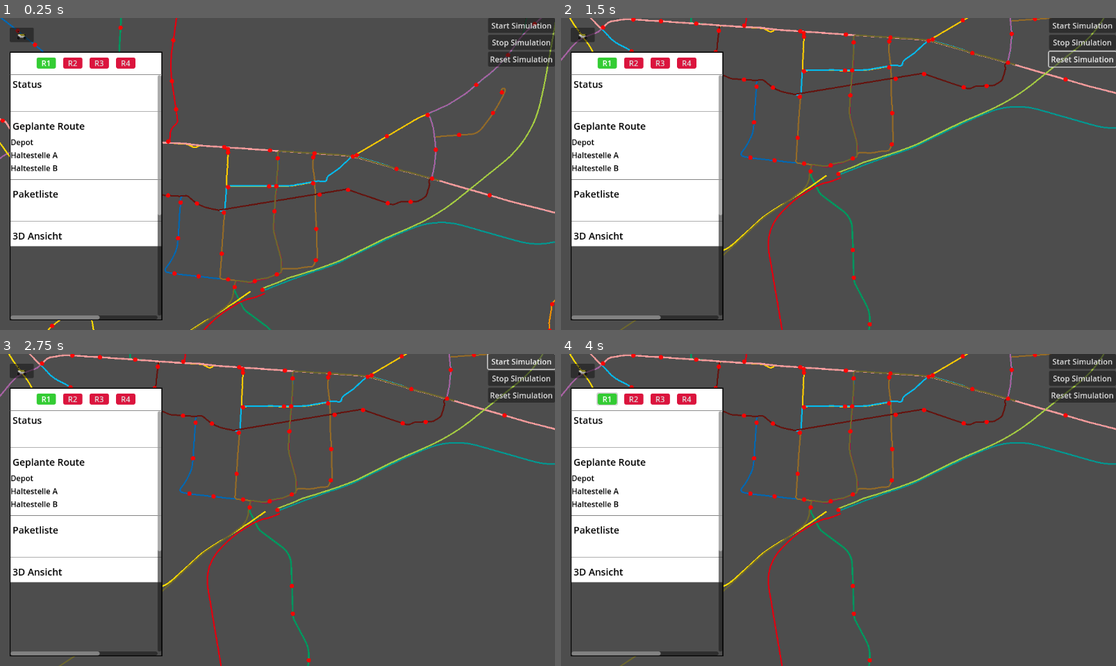
Above: before the commit, frames 1-4 (two rows, left to right).
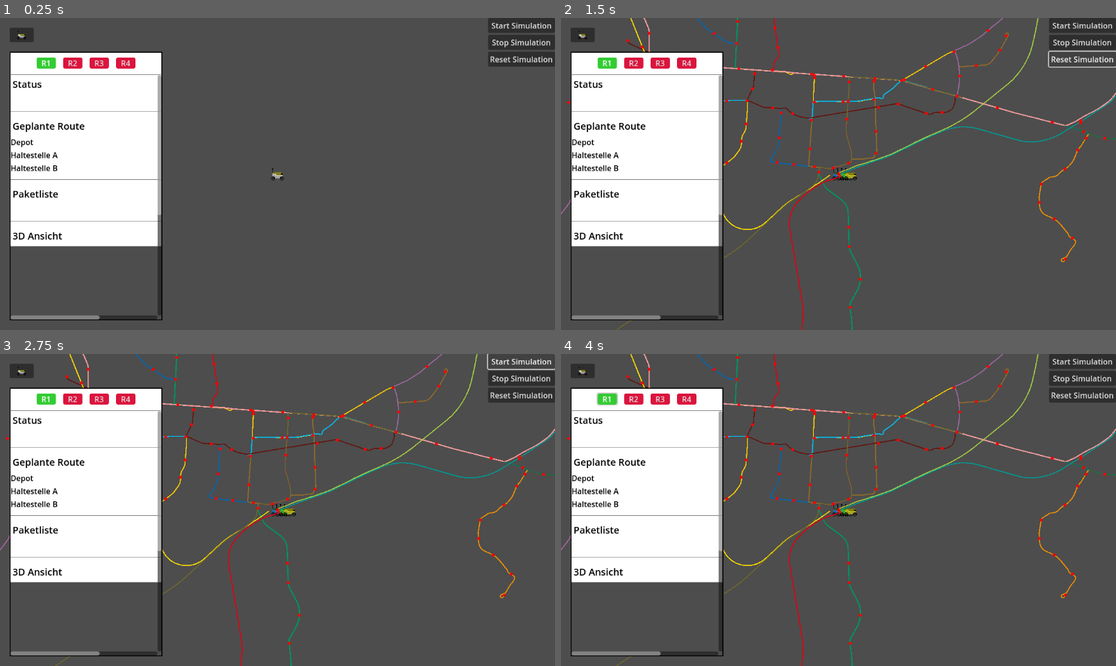
Above: after the commit, the same moments.

Repository: HaiZung/SE-Projekt
Game: Godot game, scene res://UI/UI.tscn
The game is run twice, just before and just after one commit, with the same random seed, the same clock (stepped at 60 frames per second) and the same inputs.
Inputs:
- Up to frame 1 (0.25 s): no input
- Up to frame 2 (1.5 s): click "Stop Simulation" at 0.5 s; click "Reset Simulation" at 1.25 s
- Up to frame 3 (2.75 s): click "Start Simulation" at 2 s
- Up to frame 4 (4 s): click "Start Simulation" at 2.75 s; click "R1" at 3.5 s

The runs differ from the first frame. In frame 1, 3.4% of the frame differs, in the area x 0-100%, y 0-100%; in frame 2, 5.7%; in frame 3, 5.7%; in frame 4, 5.7%.

Commit message:
Enhance robot simulation: update camera focus logic and initialize robots at HBF

Diff:
--- a/UI/ui.gd
+++ b/UI/ui.gd
@@ -98,9 +98,10 @@
 	#else:
 	#	sec_packages.set_lines(r["packages"])
 
-	# Wenn R1 gewählt wird (id == 0), Kamera zum Roboter
-	if id == 0 and map_root and map_root.has_method("focus_on_train"):
-		map_root.call("focus_on_train", true)
+	# Kamera zum gewählten Roboter bewegen
+	var day_sim := map_root.get_node_or_null("DaySimulation")
+	if day_sim and day_sim.has_method("focus_camera_on_robot"):
+		day_sim.focus_camera_on_robot(id + 1)
 
 
 
--- a/karte/DaySimulation.gd
+++ b/karte/DaySimulation.gd
@@ -30,7 +30,7 @@
 @export var r3_start_id: String = "de:08212:90"		 # Karlsruhe Hbf
 @export var r3_target_id: String = "de:08212:80"     # Kronenplatz
 
-# Robot4: “Techniker” – startet standardmäßig nicht, sondern fährt bei Defekt los
+# Robot4: lädt nur, keine Route
 @export var r4_enabled: bool = false
 @export var r4_offset_progress: float = 50.0
 
@@ -73,6 +73,69 @@
 var paused := false
 var initialized := false
 
+func _ready() -> void:
+	# Warte bis alles geladen ist
+	await get_tree().process_frame
+	await get_tree().process_frame
+
+	# Backend laden für Haltestellen-Positionen
+	if not _load_backend():
+		return
+
+	var hbf_world := stop_world_by_id.get("de:08212:90", Vector2.ZERO) as Vector2
+
+	# Kamera auf HBF
+	var cam := map_root.get_node_or_null("Camera2D") as Camera2D
+	if cam and hbf_world != Vector2.ZERO:
+		cam.make_current()
+		cam.global_position = hbf_world
+		cam.zoom = Vector2(0.7, 0.7)
+
+	# Alle 4 Roboter am HBF initialisieren
+	if hbf_world != Vector2.ZERO and map_root != null:
+		# Mini-Curve für statische Position am HBF (etwas länger für Verteilung)
+		var init_pts := PackedVector2Array([hbf_world, hbf_world + Vector2(50, 0)])
+
+		# Curves für alle 4 Roboter setzen
+		r1_path.curve = map_root.points_to_curve(init_pts)
+		r2_path.curve = map_root.points_to_curve(init_pts)
+		r3_path.curve = map_root.points_to_curve(init_pts)
+		r4_path.curve = map_root.points_to_curve(init_pts)
+
+		await get_tree().process_frame
+
+		# PathFollow2D mit leicht unterschiedlichen Positionen
+		var offsets := [0.0, 12.0, 24.0, 36.0]  # Pixel-Offsets entlang der Curve
+		var follows := [r1_follow, r2_follow, r3_follow, r4_follow]
+
+		for i in range(4):
+			follows[i].loop = false
+			follows[i].rotates = true
+			follows[i].progress = offsets[i] + 0.1
+
+		await get_tree().process_frame
+
+		for i in range(4):
+			follows[i].progress = offsets[i]
+
+		await get_tree().process_frame
+
+		# Alle sichtbar machen und einfärben
+		_set_robot_visible(1)
+		_set_robot_visible(2)
+		_set_robot_visible(3)
+		_set_robot_visible(4)
+
+		_set_robot_color(1)
+		_set_robot_color(2)
+		_set_robot_color(3)
+		_set_robot_color(4)
+
+		print("All 4 robots initialized at HBF:")
+		print("R1:", r1_follow.global_position)
+		print("R2:", r2_follow.global_position)
+		print("R3:", r3_follow.global_position)
+		print("R4:", r4_follow.global_position)
 
 
 # -----------------------------
@@ -190,8 +253,9 @@
 	r2_path.curve = map_root.points_to_curve(r2_pts)
 	r3_path.curve = map_root.points_to_curve(r3_pts)
 
-	# Robot4: erstmal “charging” (keine Route)
-	r4_path.curve = null
+	# Robot4: erstmal "charging" am HBF (statische Position)
+	var r4_pts := PackedVector2Array([hbf_world, hbf_world + Vector2(1, 0)])
+	r4_path.curve = map_root.points_to_curve(r4_pts)
 	initialized = true
 
 	print("CURVE COUNTS:",
@@ -210,7 +274,7 @@
 
 	_setup_follow(r2_follow, 15.0)
 	_setup_follow(r3_follow, 30.0)
-	_setup_follow(r4_follow, r4_offset_progress)
+	_setup_follow(r4_follow, 0.0)  # Robot 4 am Anfang der Curve
 
 	_set_robot_visible(1)
 	_set_robot_visible(2)
@@ -238,7 +302,7 @@
 	r1_running = true
 	r2_running = true
 	r3_running = true
-	r4_running = false
+	r4_running = true
 
 	# 7) Robot3 wird defekt
 	await get_tree().create_timer(break_after_seconds).timeout
@@ -470,17 +534,6 @@
 
 	return best_i
 
-func _nearest_point_on_polyline(pts: PackedVector2Array, world: Vector2) -> Vector2:
-	if pts.size() == 0:
-		return world
-	var best := pts[0]
-	var best_d := INF
-	for p in pts:
-		var d := p.distance_squared_to(world)
-		if d < best_d:
-			best_d = d
-			best = p
-	return best
 
 func _compress_consecutive_duplicates(pts: PackedVector2Array) -> PackedVector2Array:
 	var out := PackedVector2Array()
@@ -554,6 +607,9 @@
 		robot.visible = true
 		robot.z_as_relative = false
 		robot.z_index = 250
+		print("Set Robot", i, "visible. Position:", robot.global_position)
+	else:
+		print("WARNING: Robot", i, "node not found!")
 
 func _set_robot_color(i: int) -> void:
 	var sprite := map_root.get_node_or_null("Robots/Robot%dRig/Path/Follow/Robot%d/Sprite2D" % [i, i]) as Sprite2D
@@ -627,17 +683,34 @@
 			r2_pts = build_route_points(r2_line, r2_start_id, r2_target_id)
 			r3_pts = build_route_points(r3_line, r3_start_id, r3_target_id)
 
-	# 3) Curves wieder auf "Hinweg" setzen (NICHT nullen!)
-	if r1_pts.size() >= 2: r1_path.curve = map_root.points_to_curve(r1_pts)
-	if r2_pts.size() >= 2: r2_path.curve = map_root.points_to_curve(r2_pts)
-	if r3_pts.size() >= 2: r3_path.curve = map_root.points_to_curve(r3_pts)
-	r4_path.curve = null
-
-	# 4) Follow wieder an den Anfang + Roboter sichtbar
-	_setup_follow(r1_follow, 0.0)
-	_setup_follow(r2_follow, 15.0)
-	_setup_follow(r3_follow, 30.0)
-	_setup_follow(r4_follow, r4_offset_progress)
+	# 3) Curves wieder auf "Hinweg" setzen - aber erstmal alle am HBF
+	var hbf_world := stop_world_by_id.get("de:08212:90", Vector2.ZERO) as Vector2
+	if hbf_world != Vector2.ZERO:
+		# Gleiche Mini-Curve wie beim Programmstart
+		var init_pts := PackedVector2Array([hbf_world, hbf_world + Vector2(50, 0)])
+
+		r1_path.curve = map_root.points_to_curve(init_pts)
+		r2_path.curve = map_root.points_to_curve(init_pts)
+		r3_path.curve = map_root.points_to_curve(init_pts)
+		r4_path.curve = map_root.points_to_curve(init_pts)
+
+		await get_tree().process_frame
+
+		# Gleiche Offsets wie beim Start
+		var offsets := [0.0, 12.0, 24.0, 36.0]
+		var follows := [r1_follow, r2_follow, r3_follow, r4_follow]
+
+		for i in range(4):
+			follows[i].loop = false
+			follows[i].rotates = true
+			follows[i].progress = offsets[i] + 0.1
+
+		await get_tree().process_frame
+
+		for i in range(4):
+			follows[i].progress = offsets[i]
+
+		await get_tree().process_frame
 
 	_set_robot_visible(1)
 	_set_robot_visible(2)
@@ -650,7 +723,6 @@
 	_set_robot_color(4)
 
 	# 5) Kamera wieder auf HBF (optional, aber fühlt sich "reset" an)
-	var hbf_world := stop_world_by_id.get("de:08212:90", Vector2.ZERO) as Vector2
 	var cam := map_root.get_node_or_null("Camera2D") as Camera2D
 	if cam and hbf_world != Vector2.ZERO:
 		cam.global_position = hbf_world
@@ -664,19 +736,25 @@
 
 	print("RESET done. Robots snapped to start.")
 
-
-func _reset_follow(f: PathFollow2D) -> void:
-	if f == null:
-		return
-	f.progress = 0.0
-	f.position = Vector2.ZERO
-	f.rotation = 0.0
-	f.scale = Vector2.ONE
-func _reset_robot(i: int) -> void:
-	var robot := map_root.get_node_or_null(
-		"Robots/Robot%dRig/Path/Follow/Robot%d" % [i, i]
-	) as Node2D
-	if robot:
-		robot.visible = true
-		robot.position = Vector2.ZERO
-		robot.rotation = 0.0
+# =========================================================
+# KAMERA FOKUS
+# =========================================================
+func focus_camera_on_robot(robot_id: int) -> void:
+	var cam := map_root.get_node_or_null("Camera2D") as Camera2D
+	if not cam:
+		push_warning("Camera2D not found")
+		return
+
+	var follow: PathFollow2D = null
+	match robot_id:
+		1: follow = r1_follow
+		2: follow = r2_follow
+		3: follow = r3_follow
+		4: follow = r4_follow
+		_:
+			push_warning("Invalid robot_id: " + str(robot_id))
+			return
+
+	if follow:
+		cam.global_position = follow.global_position
+		cam.zoom = Vector2(0.7, 0.7)
--- a/karte/MapRoot.gd
+++ b/karte/MapRoot.gd
@@ -552,7 +552,7 @@
 
 	return pts
 
-#wird nicht gebrauch?
+
 
 func _add_linestring_points(line: Line2D, coords) -> void:
 	if coords == null or not (coords is Array):
@@ -651,8 +651,6 @@
 	print("Stops added:", added)
 
 
-#wird nicht gebrauch?
-
 func _add_stop_from_coord(coord_v: Variant) -> void:
 	if not (coord_v is Array):
 		return
